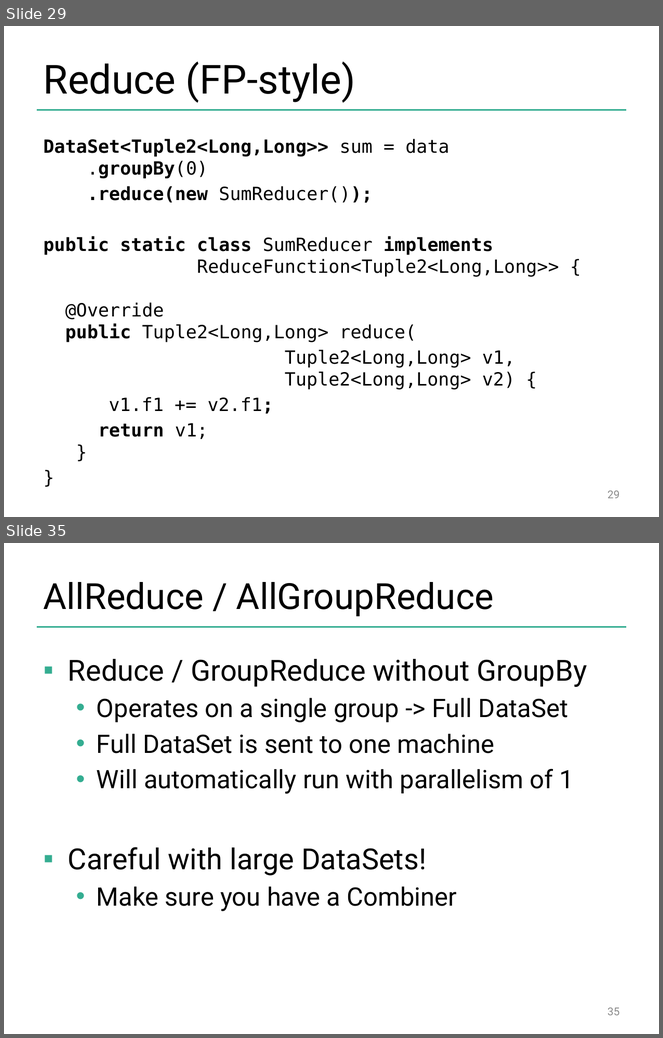
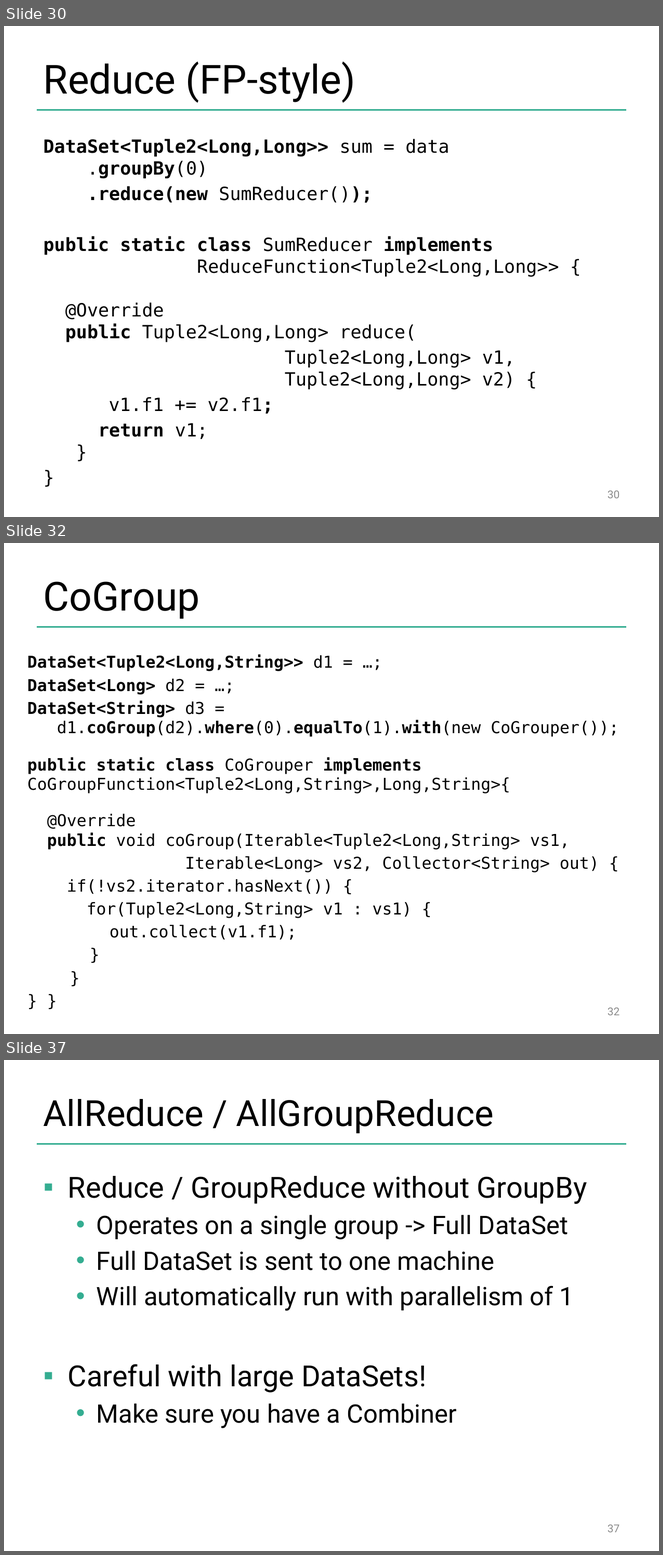
Before and after one commit to dataArtisans/flink-training-web, a slide deck: slides/flink_batch_advanced.pptx. Shown one above the other, each under a label of ours: slides 29 and 35 before the commit, slides 30, 32 and 37 after it; the slides between them are not shown. The pictures are 663x1038 and 663x1555 pixels, drawn with LibreOffice and Linux fonts; fonts in the diff are those of the drawing; background and template pictures are left out. Boxes give left, top, right and bottom in pixels: in the first picture for what was removed or moved away, otherwise in the second. Text is boxed around its words. In the diff, an @@ line names an element or a change of style, - is before the commit and + after.

```diff
--- a/slides/flink_batch_advanced.pptx
+++ b/slides/flink_batch_advanced.pptx
@@ slide 32 added at bbox=[4, 543, 659, 1034], background #FFFFFF; not listed: 1 template element that a slide beside it also shows @@
@@ title added at bbox=[44, 581, 200, 619], 44 pt, text #000000 @@
+CoGroup
@@ text added at bbox=[27, 655, 619, 940], 18 pt, text #000000 @@
+DataSet<Tuple2<Long,String>> d1 = …;
+DataSet<Long> d2 = …;
+DataSet<String> d3 =
+d1.coGroup(d2).where(0).equalTo(1).with(new CoGrouper());
+public static class CoGrouper implements
+CoGroupFunction<Tuple2<Long,String>,Long,String>{
+@Override
+public void coGroup(Iterable<Tuple2<Long,String> vs1,
+Iterable<Long> vs2, Collector<String> out) {
+if(!vs2.iterator.hasNext()) {
+for(Tuple2<Long,String> v1 : vs1) {
+out.collect(v1.f1);
+}
+}
+} }
@@ page number added at bbox=[608, 1008, 620, 1016], 12 pt, text #8C8C8C @@
+32
@@ what was slide 29 is now slide 30 @@
@@ page number at bbox=[608, 491, 620, 499]: text changed @@
-29
+30
@@ what was slide 35 is now slide 37 @@
@@ page number at bbox=[608, 1525, 620, 1533]: text changed @@
-35
+37
```
Also in this commit, not shown: 11 slides changed, 9 other slides added, 7 slides removed.
